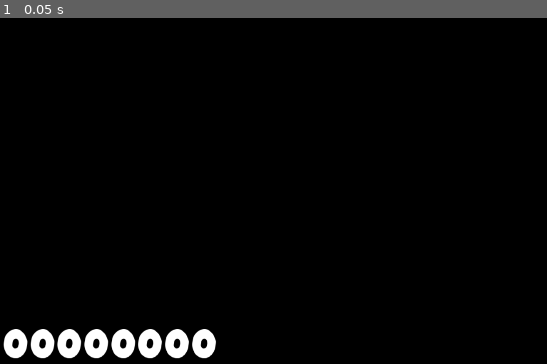
Above: before the commit, frame 1.
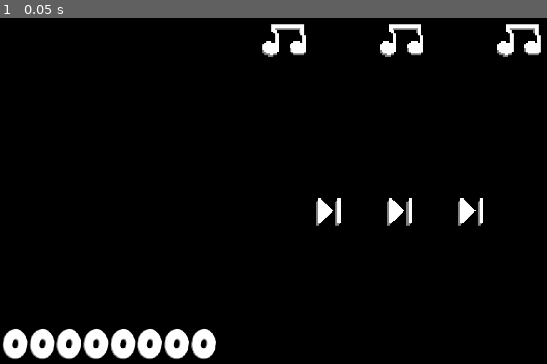
Above: after the commit, the same moment.

Repository: guacboy/guess_the_song
Game: Godot game, scene res://Interface/Gameplay/gameplay.tscn
Two runs of this game, one before a commit and one after it. Both use one fixed random seed, a clock stepped at 60 frames per second and the inputs below. The project has no main scene, so this scene is started directly.
Inputs:
- Up to frame 1 (0.05 s): no input

The runs differ from the first frame. In frame 1, 2.3% of the frame differs, in the area x 0-99%, y 1-99%.

Commit message:
added lives and skips png
moved files around for better readability

Diff:
--- /dev/null
+++ b/Interface/Gameplay/answer.gd
@@ -0,0 +1,86 @@
+extends RichTextLabel
+
+@onready var music = $"../Music"
+
+var valid_keys_dict: Dictionary = {
+	"Q": "Q",
+	"W": "W",
+	"E": "E",
+	"R": "R",
+	"T": "T",
+	"Y": "Y",
+	"U": "U",
+	"I": "I",
+	"O": "O",
+	"P": "P",
+	"A": "A",
+	"S": "S",
+	"D": "D",
+	"F": "F",
+	"G": "G",
+	"H": "H",
+	"J": "J",
+	"K": "K",
+	"L": "L",
+	"Z": "Z",
+	"X": "X",
+	"C": "C",
+	"V": "V",
+	"B": "B",
+	"N": "N",
+	"M": "M",
+	"1": "1",
+	"2": "2",
+	"3": "3",
+	"4": "4",
+	"5": "5",
+	"6": "6",
+	"7": "7",
+	"8": "8",
+	"9": "9",
+	"0": "0",
+	"Apostrophe": "'",
+	"Comma": ",",
+	"Period": ".",
+	"Slash": "/",
+	"Space": " ",
+}
+
+# for tap vs hold backspace
+var delete_time: float = 0.0
+var delete_interval: float = 0.05
+var initial_delete_delay: float = 0.3
+var is_backspace_held: bool = false
+
+func _process(delta) -> void:
+	# hold backspace to delete multiple characters
+	if Input.is_action_pressed("backspace"):
+		if is_backspace_held:
+			delete_time -= delta
+			if delete_time <= 0.0:
+				delete_char()
+				delete_time = delete_interval
+		else:
+			delete_time -= delta
+			if delete_time <= 0.0:
+				is_backspace_held = true
+				delete_time = delete_interval
+	else:
+		is_backspace_held = false
+
+func _input(event) -> void:
+	if (event.is_pressed()
+	and event is InputEventKey # checks if keyboard
+	and OS.get_keycode_string(event.keycode) in valid_keys_dict # checks if valid key
+	and self.get_parsed_text().length() < 50): # checks if max answer length
+		text += valid_keys_dict[OS.get_keycode_string(event.keycode)]
+		music.stop()
+
+	# tap backspace to delete a single character
+	if event.is_action_pressed("backspace"):
+		delete_time = initial_delete_delay
+		delete_char()
+
+# deleting a character
+func delete_char() -> void:
+	text = "[center]" + self.get_parsed_text().substr(0, self.get_parsed_text().length() - 1)
--- a/Interface/Gameplay/gameplay.gd
+++ b/Interface/Gameplay/gameplay.gd
@@ -1,55 +1,10 @@
 extends Control
 
-@onready var score = $Score
 @onready var answer = $Answer
 @onready var music = $Music
 
 @onready var correct = $"Sound Effects/Correct"
 @onready var wrong = $"Sound Effects/Wrong"
-
-var valid_keys_dict: Dictionary = {
-	"Q": "Q",
-	"W": "W",
-	"E": "E",
-	"R": "R",
-	"T": "T",
-	"Y": "Y",
-	"U": "U",
-	"I": "I",
-	"O": "O",
-	"P": "P",
-	"A": "A",
-	"S": "S",
-	"D": "D",
-	"F": "F",
-	"G": "G",
-	"H": "H",
-	"J": "J",
-	"K": "K",
-	"L": "L",
-	"Z": "Z",
-	"X": "X",
-	"C": "C",
-	"V": "V",
-	"B": "B",
-	"N": "N",
-	"M": "M",
-	"1": "1",
-	"2": "2",
-	"3": "3",
-	"4": "4",
-	"5": "5",
-	"6": "6",
-	"7": "7",
-	"8": "8",
-	"9": "9",
-	"0": "0",
-	"Apostrophe": "'",
-	"Comma": ",",
-	"Period": ".",
-	"Slash": "/",
-	"Space": " ",
-}
 
 # songs selected prior to starting game
 var selected_songs_dict: Dictionary = {
@@ -59,62 +14,27 @@
 
 # for tap vs hold backspace
 var delete_time: float = 0.0
-var delete_interval: float = 0.1
+var delete_interval: float = 0.05
 var initial_delete_delay: float = 0.3
 var is_backspace_held: bool = false
-
-# scoring system
-var current_score: int = 0
-var combo: int = 0
 
 func _ready() -> void:
 	pick_song()
 
-func _process(delta) -> void:
-	# hold backspace to delete multiple characters
-	if Input.is_action_pressed("backspace"):
-		if is_backspace_held:
-			delete_time -= delta
-			if delete_time <= 0.0:
-				delete_char()
-				delete_time = delete_interval
-		else:
-			delete_time -= delta
-			if delete_time <= 0.0:
-				is_backspace_held = true
-				delete_time = delete_interval
-	else:
-		is_backspace_held = false
-
 func _input(event) -> void:
-	if (event.is_pressed()
-	and OS.get_keycode_string(event.keycode) in valid_keys_dict # checks if valid key
-	and answer.get_parsed_text().length() < 50): # checks if max answer length
-		answer.text += valid_keys_dict[OS.get_keycode_string(event.keycode)]
-		music.stop()
-
-	# tap backspace to delete a single character
-	if event.is_action_pressed("backspace"):
-		delete_time = initial_delete_delay
-		delete_char()
-
 	# checks answer
 	if event.is_action_pressed("return"):
 		if answer.get_parsed_text() == current_song:
 			correct.play()
-			modify_combo(true)
-			increment_score()
+			Signals.emit_signal("on_combo_increment", true)
+			Signals.emit_signal("on_score_increment")
 		else:
 			wrong.play()
-			modify_combo(false)
+			Signals.emit_signal("on_combo_increment", false)
 
 		# resets text and plays next song
 		answer.text = "[center]"
 		pick_song()
-
-# deleting a character
-func delete_char() -> void:
-	answer.text = "[center]" + answer.get_parsed_text().substr(0, answer.get_parsed_text().length() - 1)
 
 # picks a new song
 func pick_song() -> void:
@@ -122,35 +42,3 @@
 	current_song = selected_songs_dict.keys().pick_random()
 	music.stream = selected_songs_dict[current_song]
 	music.play()
-
-func modify_combo(is_increment: bool) -> void:
-	combo += 1
-
-	if !is_increment:
-		combo = 0
-
-func increment_score() -> void:
-	current_score += 100 * combo
-
-	# allows for the zero placeholders on the left
-	var zero_placeholder: String = ""
-	if current_score >= 10000000:
-		pass
-	elif current_score >= 1000000:
-		zero_placeholder = "0"
-	elif current_score >= 100000:
-		zero_placeholder = "00"
-	elif current_score >= 10000:
-		zero_placeholder = "000"
-	elif current_score >= 1000:
-		zero_placeholder = "0000"
-	elif current_score >= 100:
-		zero_placeholder = "00000"
-	elif current_score >= 10:
-		zero_placeholder = "000000"
-
-	# if player reaches max score, the score will cap
-	if current_score >= 99999900:
-		current_score = 99999900
-
-	score.text = zero_placeholder + str(current_score)
--- a/Interface/Gameplay/gameplay.tscn
+++ b/Interface/Gameplay/gameplay.tscn
@@ -1,9 +1,13 @@
-[gd_scene load_steps=5 format=3 uid="uid://cv4ry2kapsokh"]
+[gd_scene load_steps=9 format=3 uid="uid://cv4ry2kapsokh"]
 
 [ext_resource type="Script" path="res://Interface/Gameplay/gameplay.gd" id="1_jit12"]
 [ext_resource type="Theme" uid="uid://gjqri0x7oiwc" path="res://Theme/default.tres" id="2_845ft"]
+[ext_resource type="Texture2D" uid="uid://cxpp4plboktgo" path="res://Interface/Gameplay/skip_icon.png" id="3_344g6"]
+[ext_resource type="Script" path="res://Interface/Gameplay/score.gd" id="3_cgiwg"]
+[ext_resource type="Texture2D" uid="uid://ufshrh3u8m6j" path="res://Interface/Gameplay/note_icon.png" id="3_kl7ux"]
 [ext_resource type="AudioStream" uid="uid://cvotl165yfq4q" path="res://Common/Sound/correct_sound.mp3" id="3_mta7j"]
 [ext_resource type="AudioStream" uid="uid://cvfai1bpb1t7j" path="res://Common/Sound/wrong_sound.wav" id="4_da7ba"]
+[ext_resource type="Script" path="res://Interface/Gameplay/answer.gd" id="4_qyg63"]
 
 [node name="Gameplay" type="Control"]
 layout_mode = 3
@@ -23,6 +27,7 @@
 grow_horizontal = 2
 grow_vertical = 2
 color = Color(0, 0, 0, 1)
+metadata/_edit_lock_ = true
 
 [node name="Score" type="RichTextLabel" parent="."]
 layout_mode = 1
@@ -34,10 +39,15 @@
 grow_horizontal = 2
 grow_vertical = 2
 theme = ExtResource("2_845ft")
+theme_override_colors/font_shadow_color = Color(0.505882, 0.505882, 0.505882, 1)
+theme_override_constants/shadow_offset_x = -1
+theme_override_constants/shadow_offset_y = 1
+theme_override_constants/shadow_outline_size = 5
 theme_override_font_sizes/normal_font_size = 80
 bbcode_enabled = true
 text = "00000000"
 fit_content = true
+script = ExtResource("3_cgiwg")
 metadata/_edit_use_anchors_ = true
 
 [node name="Answer" type="RichTextLabel" parent="."]
@@ -46,7 +56,7 @@
 anchor_left = 0.216667
 anchor_top = 0.414815
 anchor_right = 0.783333
-anchor_bottom = 0.533333
+anchor_bottom = 0.592593
 grow_horizontal = 2
 grow_vertical = 2
 theme = ExtResource("2_845ft")
@@ -54,7 +64,62 @@
 bbcode_enabled = true
 text = "[center]"
 fit_content = true
+scroll_active = false
+script = ExtResource("4_qyg63")
 metadata/_edit_use_anchors_ = true
+
+[node name="Lives" type="HBoxContainer" parent="."]
+layout_mode = 1
+anchors_preset = -1
+anchor_left = 0.283333
+anchor_top = 0.155556
+anchor_right = 0.723437
+anchor_bottom = 0.413889
+offset_right = 0.000732422
+grow_horizontal = 2
+grow_vertical = 2
+metadata/_edit_use_anchors_ = true
+
+[node name="Life1" type="TextureRect" parent="Lives"]
+layout_mode = 2
+texture = ExtResource("3_kl7ux")
+expand_mode = 3
+
+[node name="Life2" type="TextureRect" parent="Lives"]
+layout_mode = 2
+texture = ExtResource("3_kl7ux")
+expand_mode = 3
+
+[node name="Life3" type="TextureRect" parent="Lives"]
+layout_mode = 2
+texture = ExtResource("3_kl7ux")
+expand_mode = 3
+
+[node name="Skips" type="HBoxContainer" parent="."]
+layout_mode = 1
+anchors_preset = -1
+anchor_left = 0.366667
+anchor_top = 0.585185
+anchor_right = 0.631771
+anchor_bottom = 0.739815
+grow_horizontal = 2
+grow_vertical = 2
+metadata/_edit_use_anchors_ = true
+
+[node name="Skip1" type="TextureRect" parent="Skips"]
+layout_mode = 2
+texture = ExtResource("3_344g6")
+expand_mode = 3
+
+[node name="Skip2" type="TextureRect" parent="Skips"]
+layout_mode = 2
+texture = ExtResource("3_344g6")
+expand_mode = 3
+
+[node name="Skip3" type="TextureRect" parent="Skips"]
+layout_mode = 2
+texture = ExtResource("3_344g6")
+expand_mode = 3
 
 [node name="Music" type="AudioStreamPlayer2D" parent="."]
 
--- /dev/null
+++ b/Interface/Gameplay/score.gd
@@ -0,0 +1,41 @@
+extends RichTextLabel
+
+# scoring system
+var current_score: int = 0
+var combo: int = 0
+
+func _ready():
+	Signals.connect("on_combo_increment", _on_combo_increment)
+	Signals.connect("on_score_increment", _on_score_increment)
+
+func _on_combo_increment(is_increment: bool) -> void:
+	combo += 1
+
+	if !is_increment:
+		combo = 0
+
+func _on_score_increment() -> void:
+	current_score += 100 * combo
+
+	# allows for the zero placeholders on the left
+	var zero_placeholder: String = ""
+	if current_score >= 10000000:
+		pass
+	elif current_score >= 1000000:
+		zero_placeholder = "0"
+	elif current_score >= 100000:
+		zero_placeholder = "00"
+	elif current_score >= 10000:
+		zero_placeholder = "000"
+	elif current_score >= 1000:
+		zero_placeholder = "0000"
+	elif current_score >= 100:
+		zero_placeholder = "00000"
+	elif current_score >= 10:
+		zero_placeholder = "000000"
+
+	# if player reaches max score, the score will cap
+	if current_score >= 99999900:
+		current_score = 99999900
+
+	text = zero_placeholder + str(current_score)
--- a/project.godot
+++ b/project.godot
@@ -13,6 +13,10 @@
 config/name="Guess the Song"
 config/features=PackedStringArray("4.2", "Forward Plus")
 config/icon="res://icon.svg"
+
+[autoload]
+
+Signals="*res://signals.gd"
 
 [display]
 
@@ -32,3 +36,7 @@
 "events": [Object(InputEventKey,"resource_local_to_scene":false,"resource_name":"","device":-1,"window_id":0,"alt_press …(182 unchanged characters)…
 ]
 }
+
+[rendering]
+
+textures/canvas_textures/default_texture_filter=0
--- /dev/null
+++ b/signals.gd
@@ -0,0 +1,7 @@
+extends Node
+
+signal on_life_decrement()
+signal on_skip_decrement()
+
+signal on_combo_increment(is_increment)
+signal on_score_increment()
Binary file added: Interface/Gameplay/note_icon.png
Not shown, added: Interface/Gameplay/note_icon.png.import
Binary file added: Interface/Gameplay/skip_icon.png
Not shown, added: Interface/Gameplay/skip_icon.png.import
